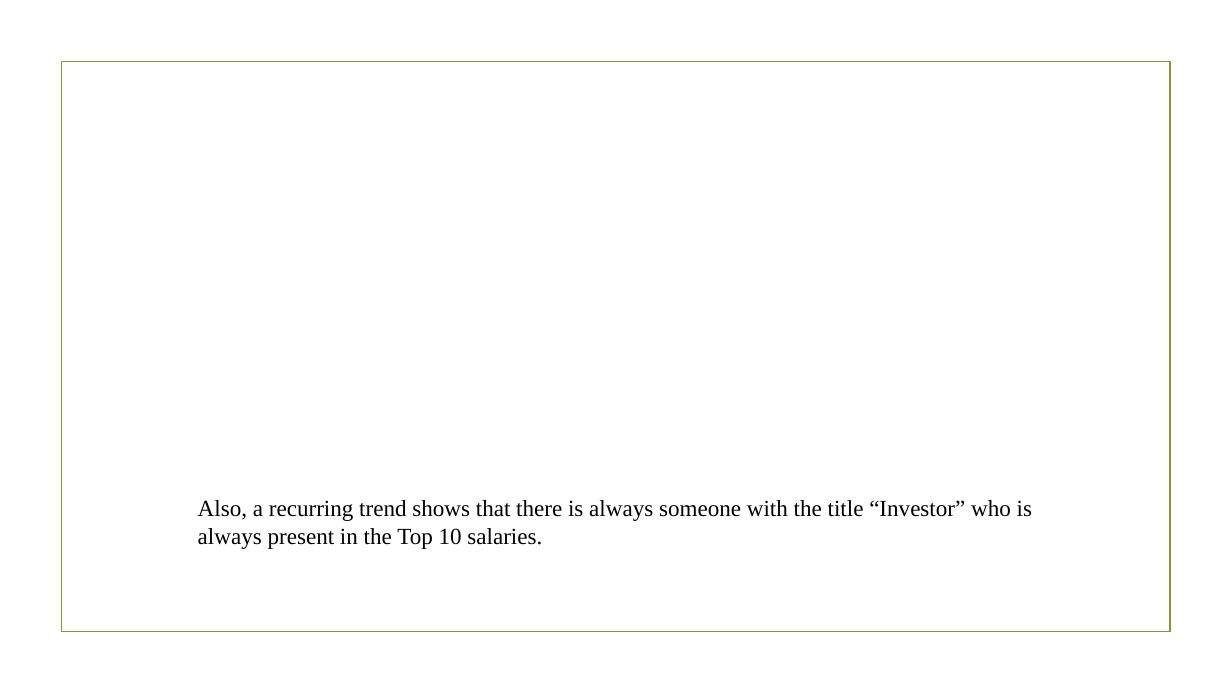
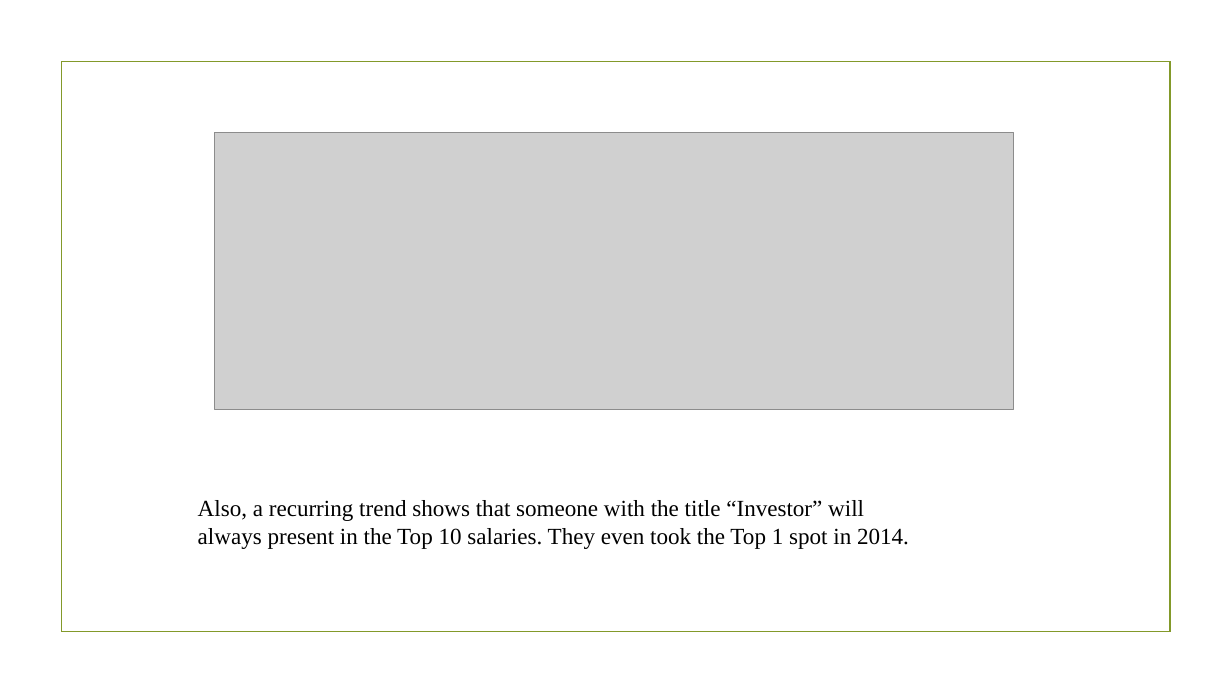
Before and after one commit to danlin604/vsocc, a slide deck: slide 8 of 4925 PROJECT FOLDER/COMP4925 , sub-project 1.pptx (slide 9 before the commit). Drawn at 1232x693 pixels with LibreOffice and Linux fonts; fonts in the diff are those of the drawing; grey boxes stand for pictures; background and template pictures are left out. Boxes give left, top, right and bottom in pixels: in the first picture for what was removed or moved away, otherwise in the second. Text is boxed around its words. In the diff, an @@ line names an element or a change of style, - is before the commit and + after.

```diff
--- a/4925 PROJECT FOLDER/COMP4925 , sub-project 1.pptx
+++ b/4925 PROJECT FOLDER/COMP4925 , sub-project 1.pptx
@@ picture added at [215, 132, 1015, 409] @@
@@ text at [198, 500, 909, 549]: text changed @@
-Also, a recurring trend shows that there is always someone with the title “Investor” who is always present in the Top 10 salaries.
+Also, a recurring trend shows that someone with the title “Investor” will always present in the Top 10 salaries. They even took the Top 1 spot in 2014.
```
Also in this commit, not shown: 3 other slides changed, 6 slides added, 1 slide removed, 1 other file.
